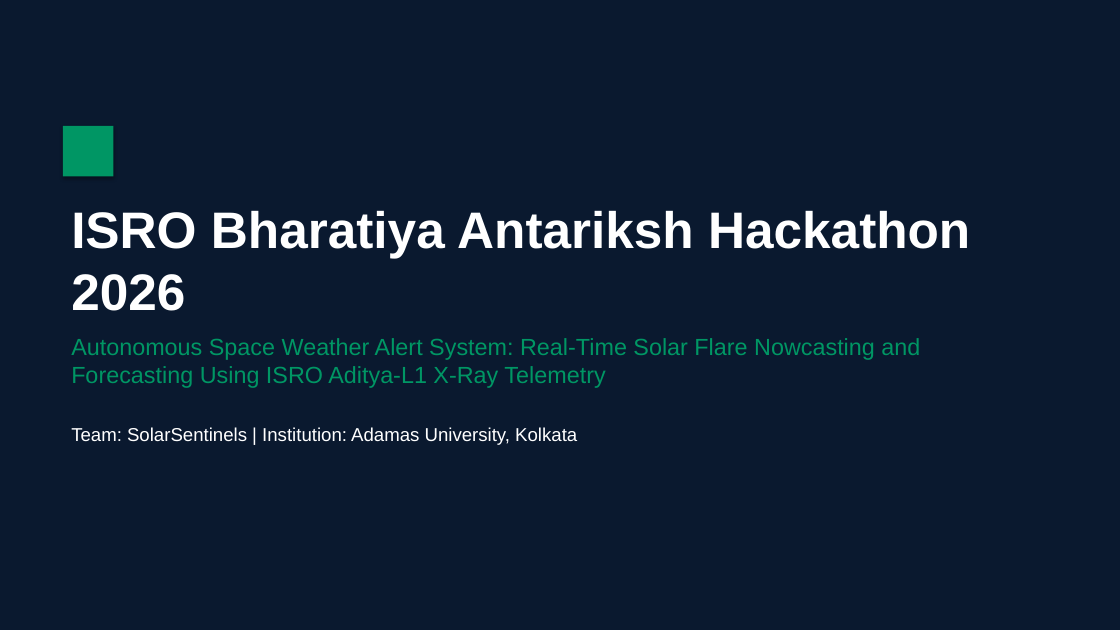
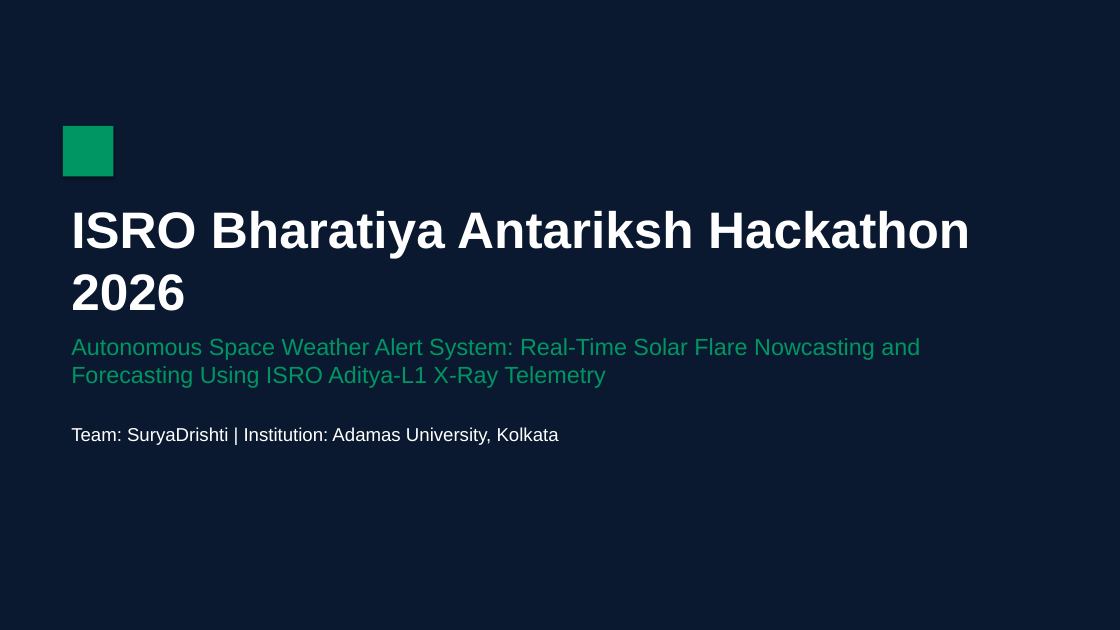
Before and after one commit to deepshekhar555/PS15_SolarFlare, a slide deck: slide 1 of AdityaL1_SolarFlare_Presentation.pptx. Drawn at 1120x630 pixels with LibreOffice and Linux fonts; fonts in the diff are those of the drawing. Boxes give left, top, right and bottom in pixels: in the first picture for what was removed or moved away, otherwise in the second. Text is boxed around its words. In the diff, an @@ line names an element or a change of style, - is before the commit and + after.

Commit message:
Finalize SolarFlare dashboard, assets, and calibration dataset (excluding large zip)

```diff
--- a/AdityaL1_SolarFlare_Presentation.pptx
+++ b/AdityaL1_SolarFlare_Presentation.pptx
@@ text at [71,427,559,445]: text changed @@
-Team: SolarSentinels | Institution: Adamas University, Kolkata
+Team: SuryaDrishti | Institution: Adamas University, Kolkata
```
Also in this commit, not shown: 2 other slides changed, 58 other files.
